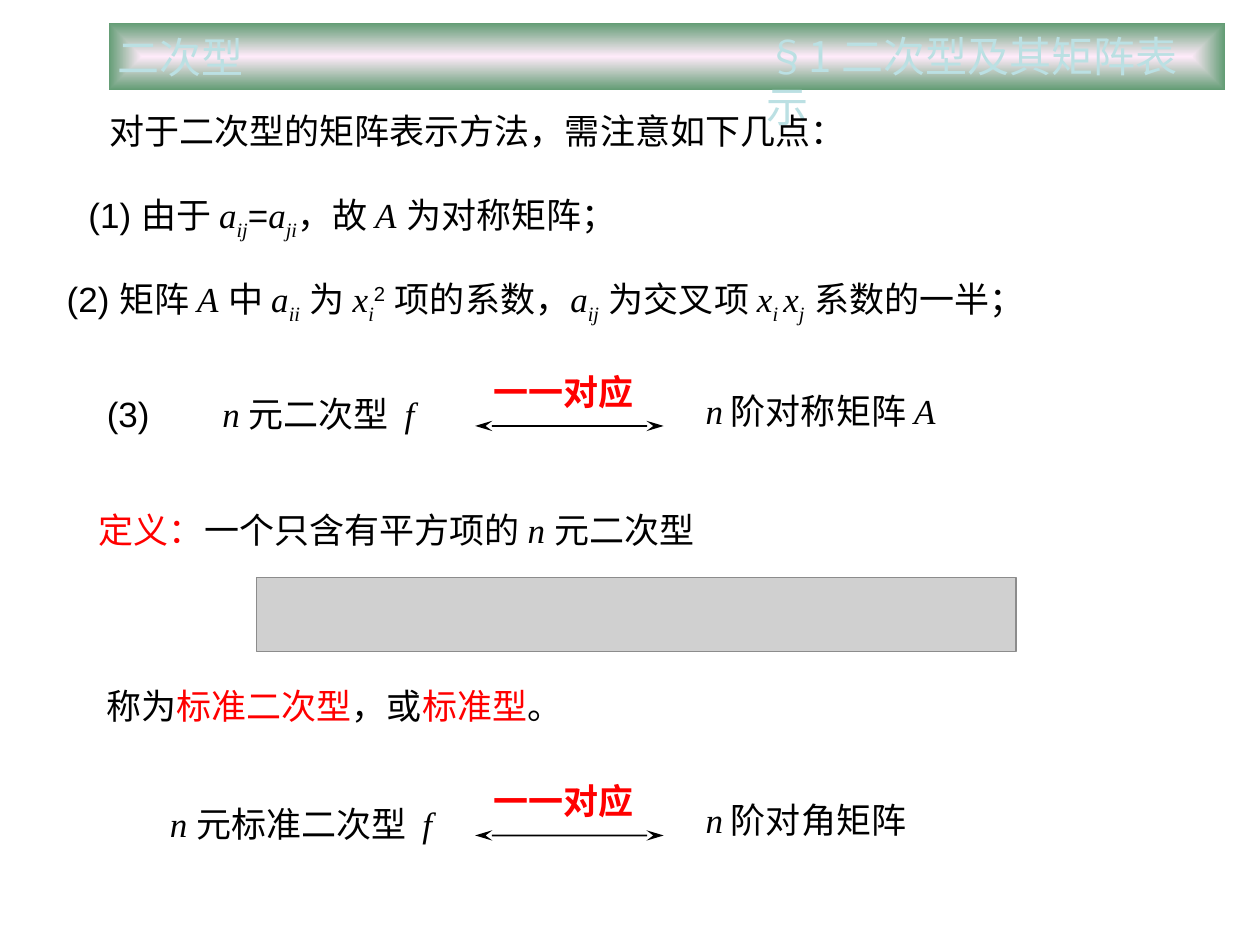
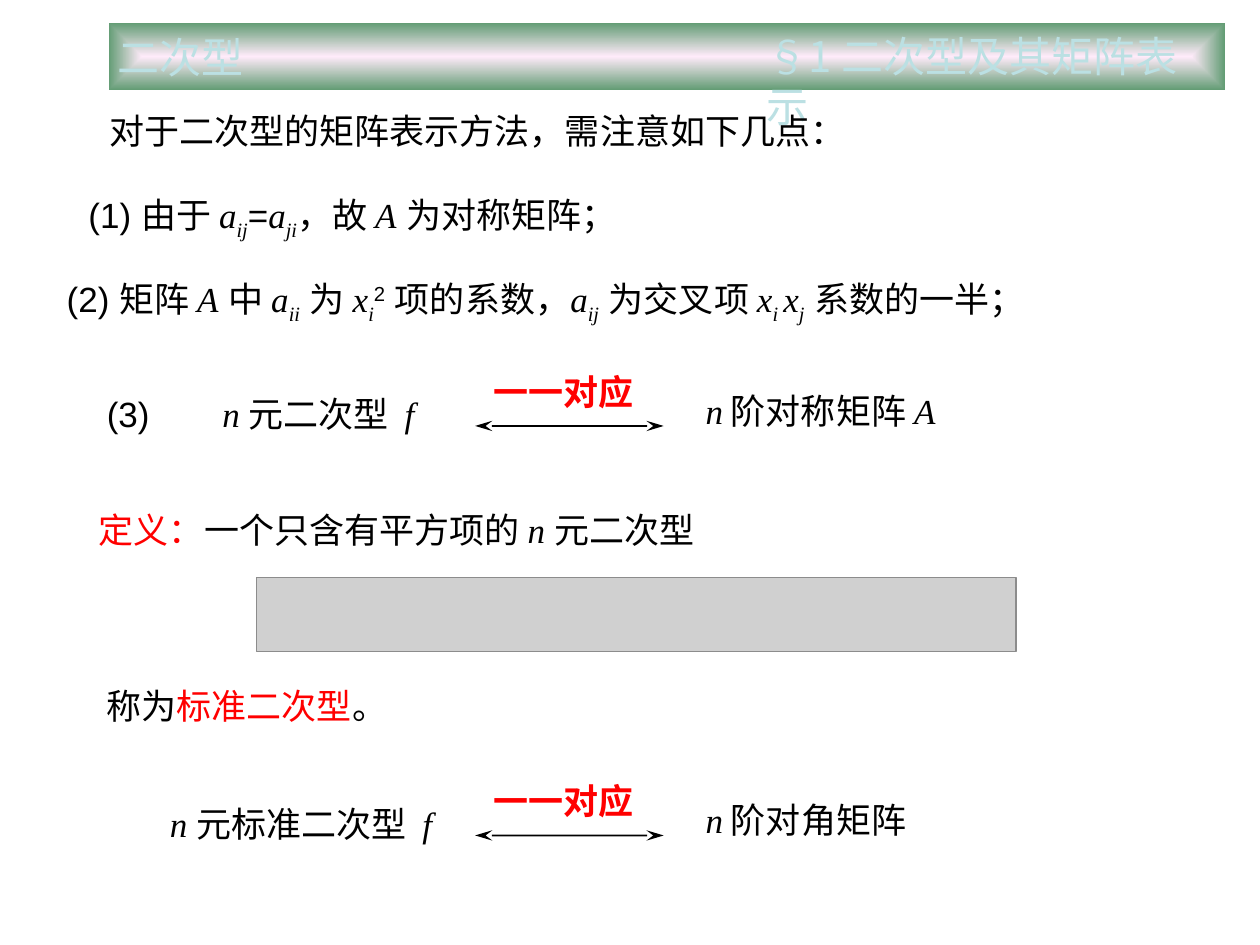
Before and after one commit to zhangbiaomath/zhangbiaomath.github.io, a slide deck: slide 6 of teaching/gaodai/ch5/第五章-高等代数二次型.ppt. Drawn at 1260x945 pixels with LibreOffice and Linux fonts; fonts in the diff are those of the drawing; grey boxes stand for pictures. Boxes give left, top, right and bottom in pixels: in the first picture for what was removed or moved away, otherwise in the second. Text is boxed around its words. In the diff, an @@ line names an element or a change of style, - is before the commit and + after.

```diff
--- a/teaching/gaodai/ch5/第五章-高等代数二次型.ppt
+++ b/teaching/gaodai/ch5/第五章-高等代数二次型.ppt
@@ text at (x1=107, y1=689, x2=388, y2=722): text changed @@
-称为标准二次型，或标准型。
+称为标准二次型。
```
Also in this commit, not shown: 2 other files.
